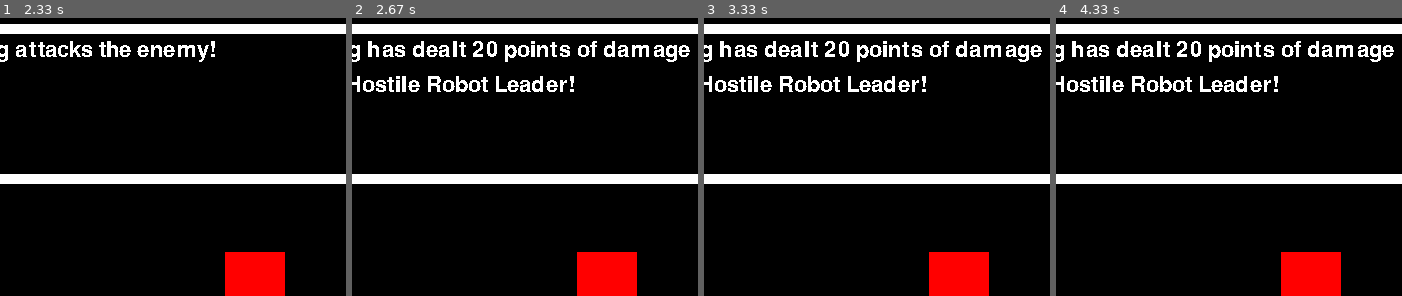
Above: before the commit, frames 1-4 (left to right).
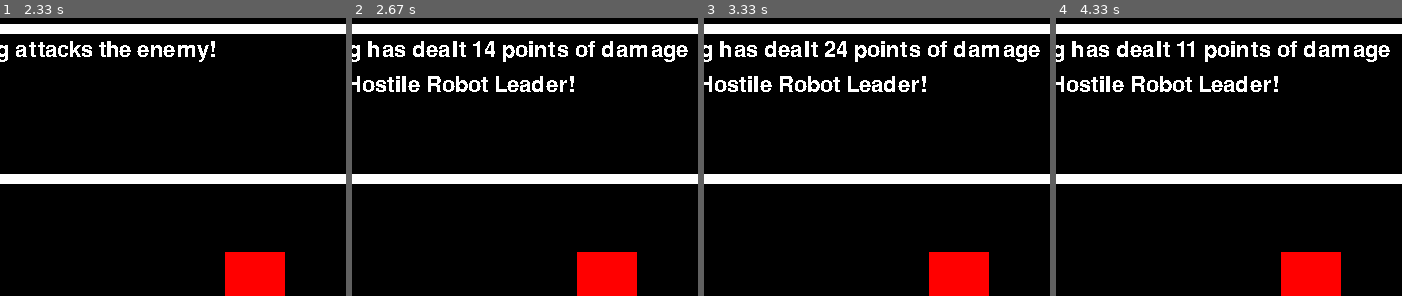
Above: after the commit, the same moments.

Repository: eduardoluis11/final-project-cs50-python
Game: pygame game, started from project.py
Same seed, same stepped clock (60 frames per second), same inputs: the game is played once before the commit and once after it.
Inputs:
- Up to frame 1 (2.33 s): tap Enter at 0.33 s; tap Z at 1.67 s; tap 1 at 2 s
- Up to frame 2 (2.67 s): tap Z at 2.4 s
- Up to frame 3 (3.33 s): tap Z at 2.7, 2.9, 3.23 s
- Up to frame 4 (4.33 s): tap Z at 3.53, 3.73, 4.03, 4.3 s
The pictures show only the part of the screen within x 13-63%, y 0-50%; the shares and areas given below are measured in that part.

Frame 1 is identical in both runs. In frame 2, 1.3% of the frame differs, in the area x 34-98%, y 8-16%; in frame 3, 1.2%; in frame 4, 1.9%.

Commit message:
Player Deals random damage
The player is now dealing random amounts of damage. The damage is either +10 or -10 damage added to his base attack of "20".

Diff:
--- a/project.py
+++ b/project.py
@@ -237,6 +237,8 @@
 
 from sys import exit  # If I want to exit the game properly, I'll use sys.exit()
 
+import random
+
 # I will import "random" and "randomint" so that the characters do random amounts of damage based on their base attack
 from random import randint
 
@@ -396,7 +398,10 @@
 that you or the enemy will make (since it will be random, but based on the attack points of each character); and one
 for determining if you won. I could make another one for displaying a game over screen if you get killed.
 
-I’ll make the first variables into global variables, since I need to sue them in multiple functions. To work with a global variable in any of my functions, i need to type “global”, and then I should put the name of the global variable that I’m trying to access to right after it (source: David Malan’s “Etcetera” lecture from CS50 Python at https://youtu.be/6pgodt1mezg?si=OxrGP1zD_d6kUBae&t=964 ).
+I’ll make the first variables into global variables, since I need to sue them in multiple functions. To work with a
+global variable in any of my functions, i need to type “global”, and then I should put the name of the global variable
+that I’m trying to access to right after it (source: David Malan’s “Etcetera” lecture from CS50 Python at
+https://youtu.be/6pgodt1mezg?si=OxrGP1zD_d6kUBae&t=964 ).
 
 That is, IF I need to use global variables to begin with.
 
@@ -413,7 +418,7 @@
 damage between +10 and -10 points from their base attack points (i.e: that the player can do between 10 and 30 points
 of damage if their base attack points are 20).
 
-I will need to find a way to create multi-line dialogues in pygame. And no: using “\n” didn’t work. I need to find a
+I will need to find a way to create multi-line dialogues in pygame. And no: using “n” didn’t work. I need to find a
 way to either render a proper line-break while rendering the text surface; or render the string surface twice, but by
 using slice() to first render the first half of the dialogue, and then using slice from the second half of the dialogue.
 That, or I could make another variable called “battle_message_2”, which would store the 2nd half of the dialogue there
@@ -422,7 +427,11 @@
 most efficient one. I would need to render this new battle message variable’s surface right below the first battle
 message. I would also need to declare and leave empty the “battle message 2” variable as a global variable.
 
-
+I will use "random.randint(smallest_number, largest_number)" to randomly generate the damage output from each
+character, so that their attacks always deal random damage to add variety to the gameplay (source: Clear Code on
+YouTube at https://youtu.be/AY9MnQ4x3zk?si=mfCvPMEh2o7MNjM0). However, the damage output
+won't be 100% random. It will be based on the character's base damage. For instance, the attack could be either 10
+points lower or 10 times higher than the character's base damage.
 """
 
 
@@ -537,14 +546,22 @@
 
                         # If the player chose "Attack" and presses the confirmation key.
                         if has_player_attacked and event.key == pygame.K_z:
+
+                            # This randomly calculates the damage that the player can do to the enemy (from -10 to 10)
+                            randomly_generated_damage_output = player.attack_points + random.randint(-10, 10)
+
                             # This shows how much damage you've dealt to the enemy
-                            battle_message = f"{player.name} has dealt {player.attack_points} points of damage"
+                            battle_message = (f"{player.name} has dealt {randomly_generated_damage_output} points of "
+                                              f"damage")
+
+                            # battle_message = f"{player.name} has dealt {player.attack_points} points of damage"
 
                             # Second line of text to prevent the text from getting outside the dialogue box
                             battle_message_2 = f"to the {enemy.name}!"
 
-                            # This should reduce the enemy's HP from the player's attack
-                            enemy.health_points = enemy.health_points - player.attack_points
+                            # This should reduce the enemy's HP from the player's attack.
+                            # I COULD REFACTOR THIS TO PUT IT ON A FUNCTION OUTSIDE OF main()!
+                            enemy.health_points = enemy.health_points - randomly_generated_damage_output
 
                             # DEBUG: This tells me how many HP points the enemy has after being attacked
                             print("Enemy's HP points left: " + str(enemy.health_points))
